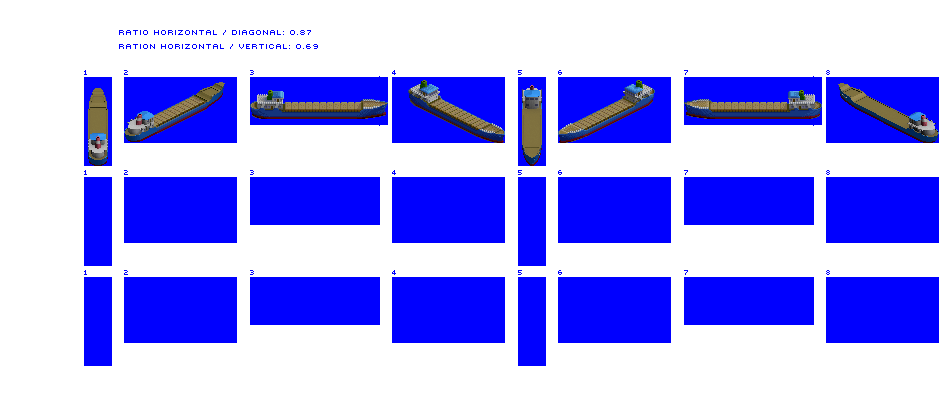
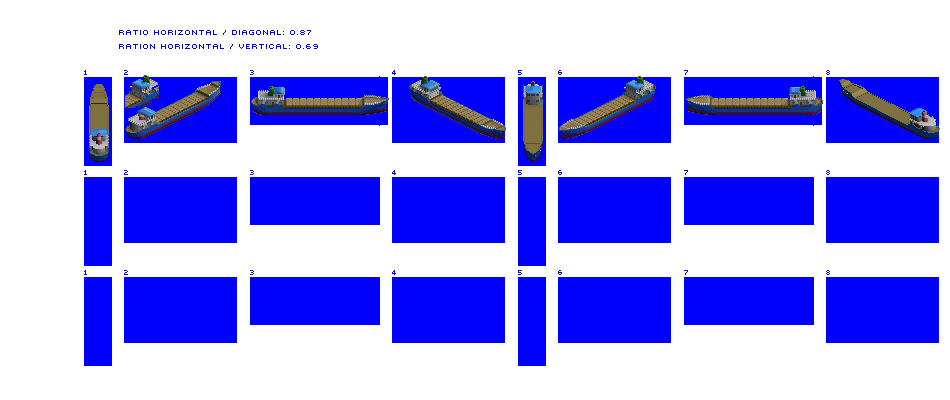
Layered file, before and after one edit (950x400). Changes by layer:
removed layer "Layer 2" over (154, 94, 207, 134)
painted on "Coaster" over (88, 75, 940, 166)
